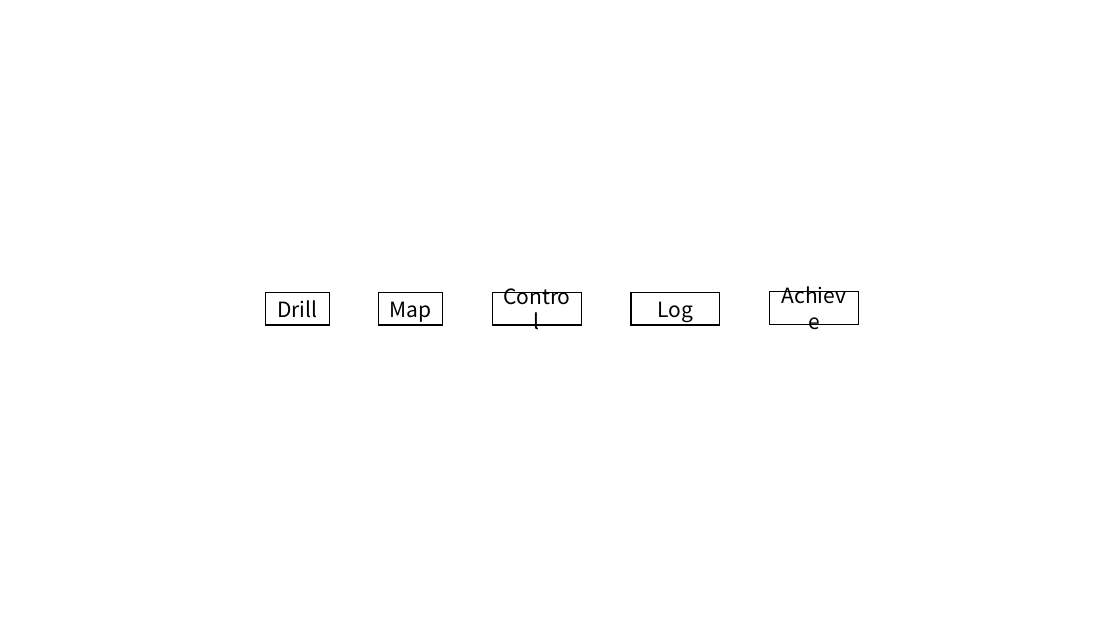
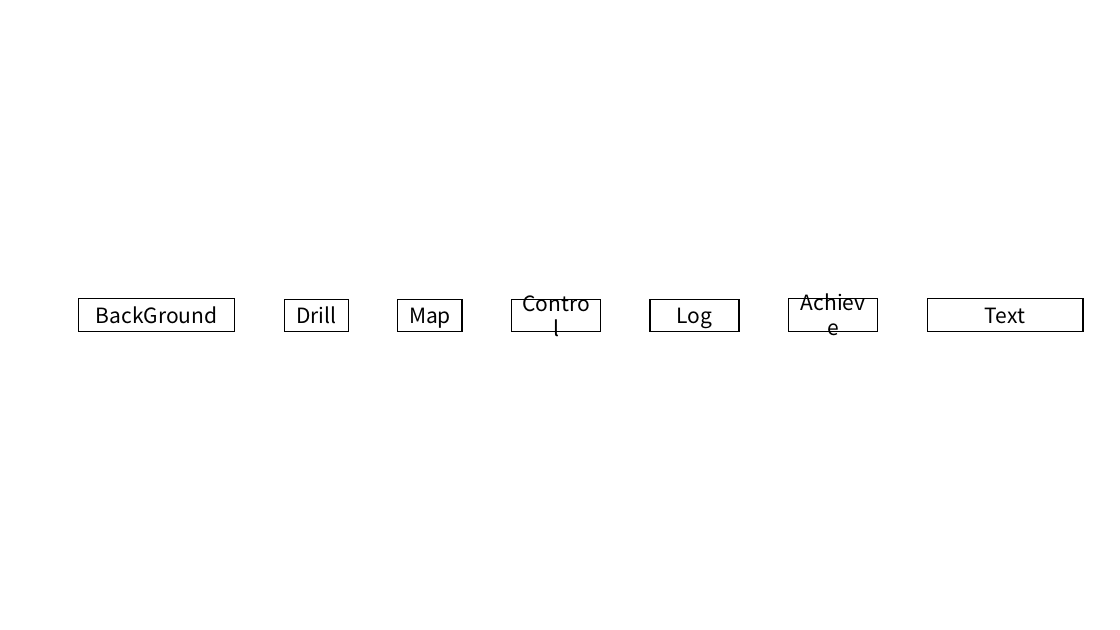
Before and after one commit to Daniel-zyc/DiggingDown, a slide deck: slide 3 of 类关系图.pptx. Drawn at 1120x630 pixels with LibreOffice and Linux fonts; fonts in the diff are those of the drawing. Boxes give left, top, right and bottom in pixels: in the first picture for what was removed or moved away, otherwise in the second. Text is boxed around its words. In the diff, an @@ line names an element or a change of style, - is before the commit and + after.

```diff
--- a/类关系图.pptx
+++ b/类关系图.pptx
@@ rectangle added at [79, 299, 235, 332], outline #000000 1 pt, 18 pt, text #000000 @@
+BackGround
@@ 5 rectangles: place and size @@
-5 rectangles at [266, 292, 859, 325]
+5 rectangles at [284, 299, 878, 332]
@@ rectangle added at [928, 299, 1084, 332], outline #000000 1 pt, 18 pt, text #000000 @@
+Text
```
Also in this commit, not shown: 24 other files.
